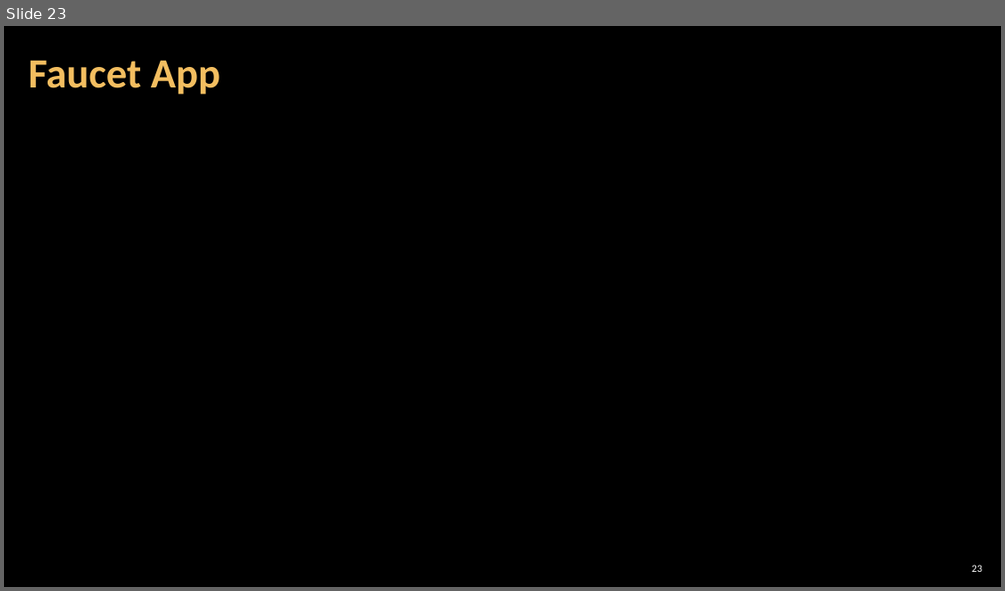
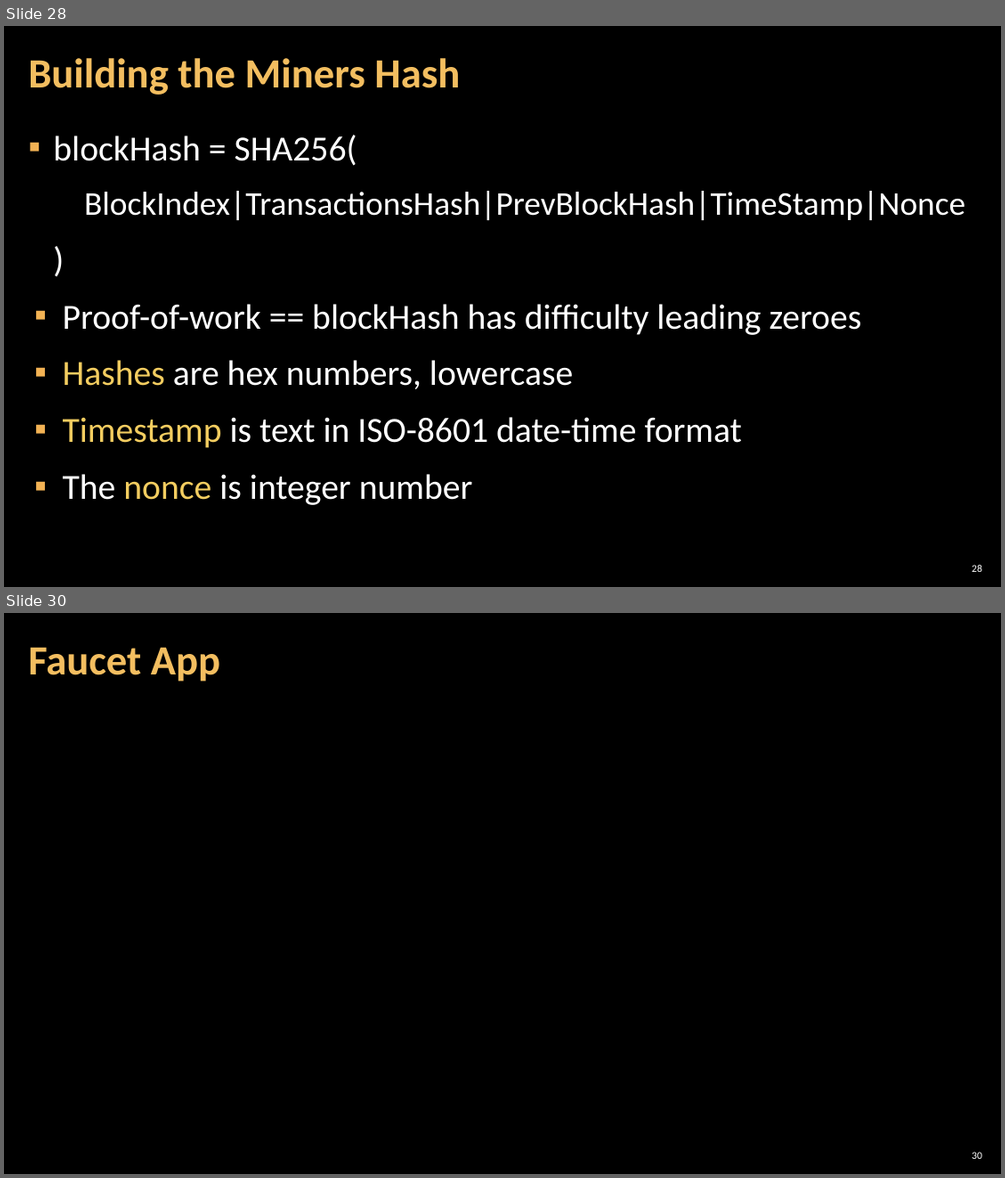
Before and after one commit to MrPIvanov/SoftUni, a slide deck: Bonus Courses/01-Blockchain Dev Camp/06-REVIEW OF THE WEEK #1/4. Build-a-Blockchain.pptx. Shown one above the other, each under a label of ours: slide 23 before the commit, slides 28 and 30 after it; the slides between them are not shown. The pictures are 1005x591 and 1005x1178 pixels, drawn with LibreOffice and Linux fonts; fonts in the diff are those of the drawing; background and template pictures are left out. Boxes give left, top, right and bottom in pixels: in the first picture for what was removed or moved away, otherwise in the second. Text is boxed around its words. In the diff, an @@ line names an element or a change of style, - is before the commit and + after.

```diff
--- a/Bonus Courses/01-Blockchain Dev Camp/06-REVIEW OF THE WEEK #1/4. Build-a-Blockchain.pptx
+++ b/Bonus Courses/01-Blockchain Dev Camp/06-REVIEW OF THE WEEK #1/4. Build-a-Blockchain.pptx
@@ slide 28 added at <box>4,26,1001,587</box>, background picture (left out) @@
@@ title added at <box>28,58,460,95</box>, 40 pt, text #F3BE60, bold @@
+Building the Miners Hash
@@ text added at <box>53,135,965,505</box>, 34 pt, text #FFFFFF @@
+▪ blockHash = SHA256(
+    BlockIndex|TransactionsHash|PrevBlockHash|TimeStamp|Nonce
+  )
+▪ Proof-of-work == blockHash has difficulty leading zeroes
+▪ Hashes are hex numbers, lowercase
+▪ Timestamp is text in ISO-8601 date-time format
+▪ The nonce is integer number
@@ page number added at <box>971,564,982,572</box>, 10 pt, text #FFFFFF @@
+28
@@ what was slide 23 is now slide 30 @@
@@ page number at <box>971,1151,982,1159</box>: text changed @@
-23
+30
```
Also in this commit, not shown: 11 slides changed, 9 other slides added, 3 slides removed, 34 other files.
